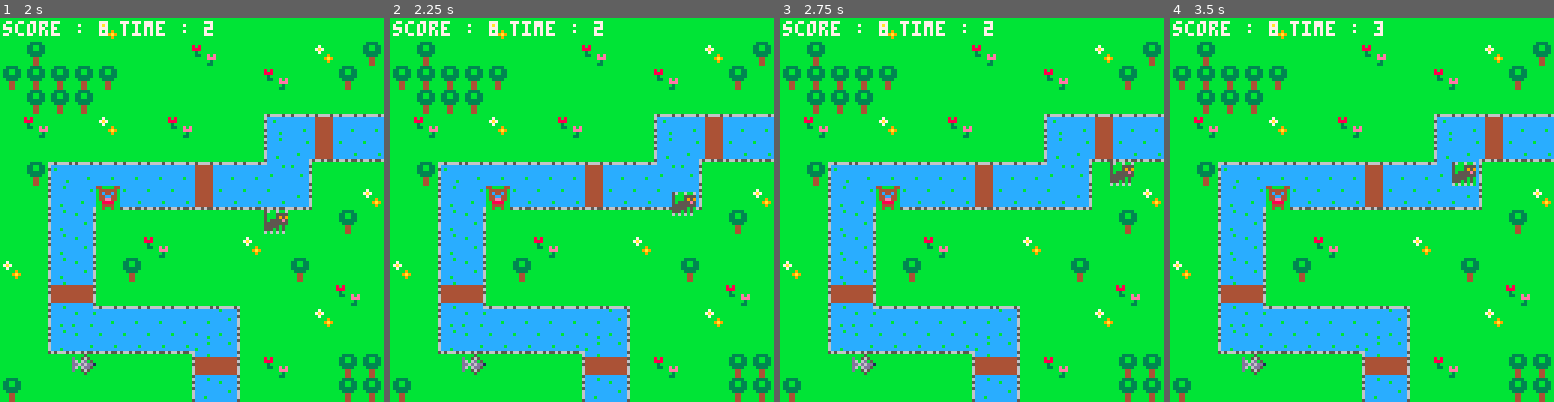
Above: before the commit, frames 1-4 (left to right).
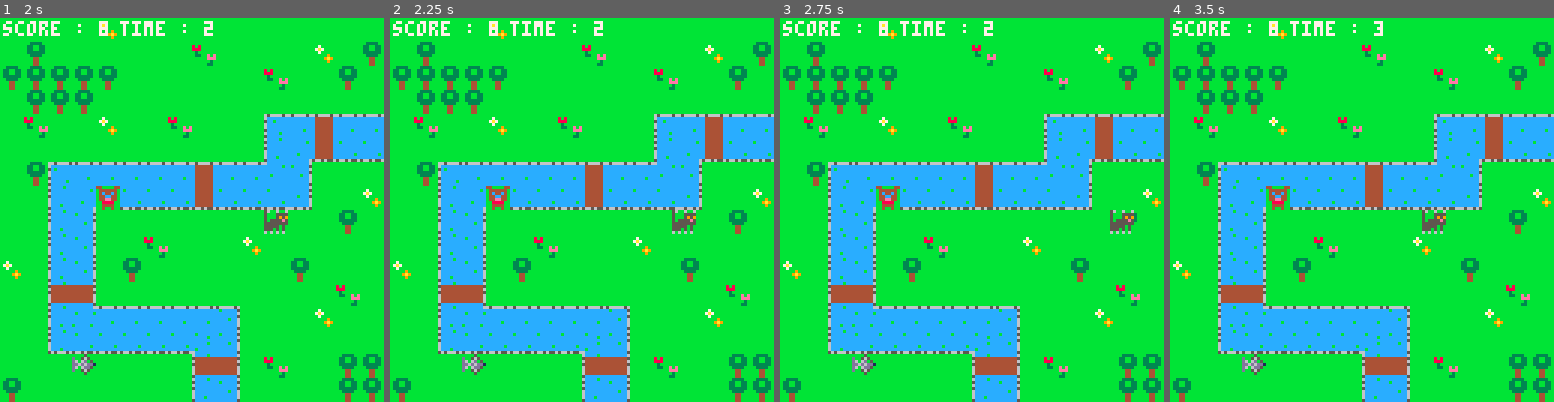
Above: after the commit, the same moments.

Repository: adatechschool/projet-collectif---pico-8-pico-8-cmc
Game: PICO-8 cartridge kitties_like_fishies.p8
Same seed, same stepped clock (60 frames per second), same inputs: the game is played once before the commit and once after it.
Inputs:
- Up to frame 1 (2 s): hold Right from 1.6 s (still down)
- Up to frame 2 (2.25 s): release Right at 2.1 s; hold Up from 2.15 s (still down)
- Up to frame 3 (2.75 s): release Up at 2.42 s; hold Right from 2.47 s (still down)
- Up to frame 4 (3.5 s): release Right at 3.03 s; hold Left from 3.08 s (still down)

Frame 1 is identical in both runs. In frame 2, 0.6% of the frame differs, in the area x 73-80%, y 45-57%; in frame 3, 0.6%; in frame 4, 0.7%, in the area x 65-80%, y 37-57%.

Commit message:
last update with sounds, and flags OK !

Diff:
--- a/kitties_like_fishies.p8
+++ b/kitties_like_fishies.p8
@@ -2,6 +2,8 @@
 version 29
 __lua__
 function _init()
+--music
+	sfx(3)
 --sprites
 --cat
 	c={
@@ -32,6 +34,7 @@
 			c.x=newx
 			c.y=newy
 		end
+	else	sfx(4)
 	end
 --game limits on screen
 	c.x=mid(0,120,c.x)
@@ -97,7 +100,7 @@
 end
 
 function check_flag(flag,x,y)
-	local sp=mget(x,y)
+	local sp=mget(x/8,y/8)
 	return fget(sp,flag)
 end
 __gfx__
Not shown, changed: the music (__music__) section of kitties_like_fishies.p8
